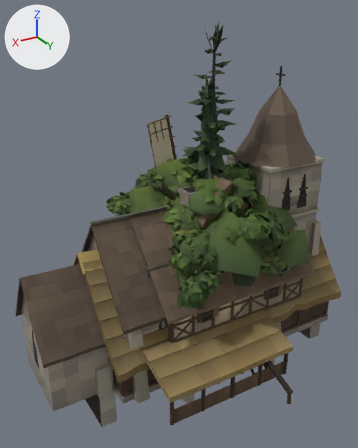
Two versions of the glTF model assets/models/village.glb, one commit apart.
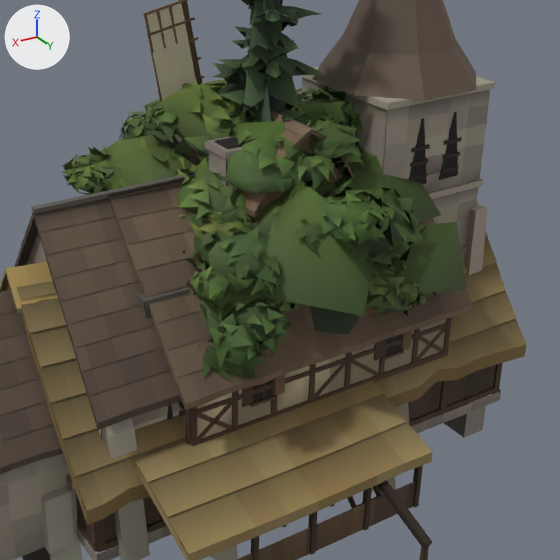
Old and new are each drawn whole from a 50 mm lens placed at (16.7, 24.3, 20.5), pointed at (2.2, 0.1, 8.4) and again close up on the part from 21% to 100% of the width and 26% to 90% of the height. The lights are fixed; the arrows at upper left show +X, +Y and +Z. The older version's two pictures come first. Where no turn or scale is listed for an object, it has been applied to the vertices. Vertices at exactly the same position are counted once.

Objects in the first close-up: 'Bridge', 'Chapel', 'House_B', 'House_C', 'Mill_Sails', 'Tree_Oak_A', 'Tree_Oak_B', 'Tree_Oak_LOD', 'Tree_Pine_A', 'Tree_Pine_B', 'Tree_Pine_LOD', 'Windmill' and 1 more.
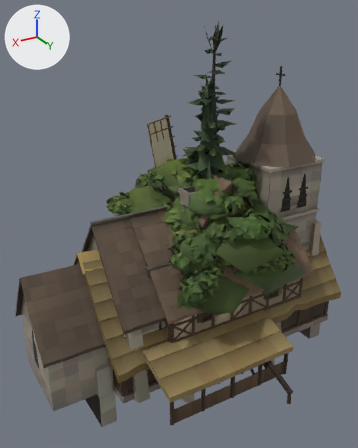
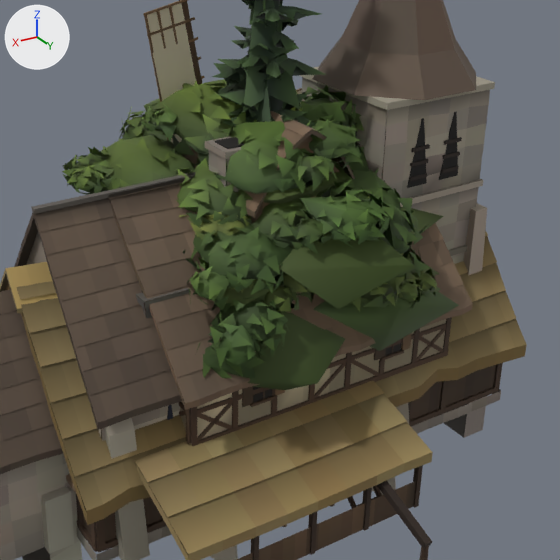
Diff of the bpy script that builds the scene:
```diff
--- a/assets/models/village.glb.py
+++ b/assets/models/village.glb.py
@@ me_tree_oak_lod @@
 # used by ob_tree_oak_lod; location = (0.0, 0.0, 0.0)
-me_tree_oak_lod.from_pydata(...)  # 55 vertices, 47 faces; spans x -7.23..4.37, y -5.14..6.06, z 0.0..11.0
+me_tree_oak_lod.from_pydata(...)  # 69 vertices, 96 faces; spans x -6.1..5.5, y -5.1..6.1, z 0.0..11.0
+# me_tree_oak_lod part 1: the loose piece of 5 vertices spanning x -2.96..3.4, y -1.44..3.17, z 8.11..11.0 is rebuilt with 7 vertices and now spans x -3.31..2.87, y -2.44..2.94, z 7.74..11.0
+# me_tree_oak_lod part 2: the loose piece of 5 vertices spanning x -1.83..3.0, y 0.52..6.06, z 7.08..10.22 is rebuilt with 7 vertices and now spans x -3.35..2.11, y 1.17..6.1, z 6.13..9.27
+# me_tree_oak_lod part 3: the loose piece of 5 vertices spanning x 1.42..4.37, y 1.23..4.29, z 4.84..7.3 is deleted
+# me_tree_oak_lod part 4: the loose piece of 5 vertices spanning x 0.28..3.63, y -2.21..1.7, z 7.76..9.9 is deleted
+# me_tree_oak_lod part 5: the loose piece of 5 vertices spanning x -6.02..-1.24, y -1.01..3.72, z 7.65..10.66 is deleted
+# me_tree_oak_lod part 6
+# 16 vertices are removed from x -5.44..4.1, y -5.14..5.31, z 4.05..8.76
+# 16 faces are deleted
+# 42 vertices are added at x -6.1..5.5, y -3.65..5.74, z 3.15..8.97
+# 60 new faces join them, mat_leaf
+# other edits to the shape of me_tree_oak_lod do not show in these pictures
 me_tree_oak_lod.materials.append(mat_bark)
```

What differs and where, as boxes (x1, y1, x2, y2) in the close-ups (560 x 560 px):
'Tree_Oak_LOD', reshaped: before (179, 128, 466, 357); after (237, 159, 459, 390)
part 1 of me_tree_oak_lod, rebuilt: before (204, 179, 335, 251); after (237, 159, 354, 204)
part 2 of me_tree_oak_lod, rebuilt: before (239, 184, 375, 316); after (279, 232, 417, 309)
part 3 of me_tree_oak_lod, deleted: before (198, 298, 292, 357)
part 4 of me_tree_oak_lod, deleted (mostly hidden): before (179, 157, 197, 174)
part 5 of me_tree_oak_lod, deleted (green): before (357, 128, 441, 225)
part 6 of me_tree_oak_lod, reshaped: before (310, 222, 466, 334); after (248, 207, 459, 390)
